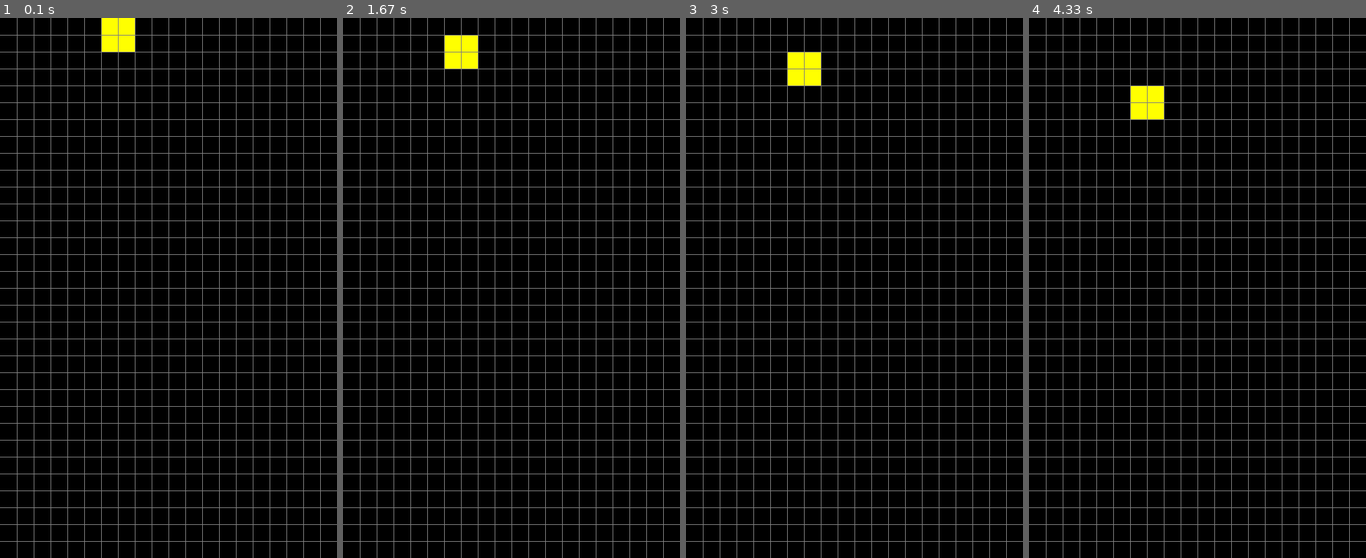
Above: before the commit, frames 1-4 (left to right).
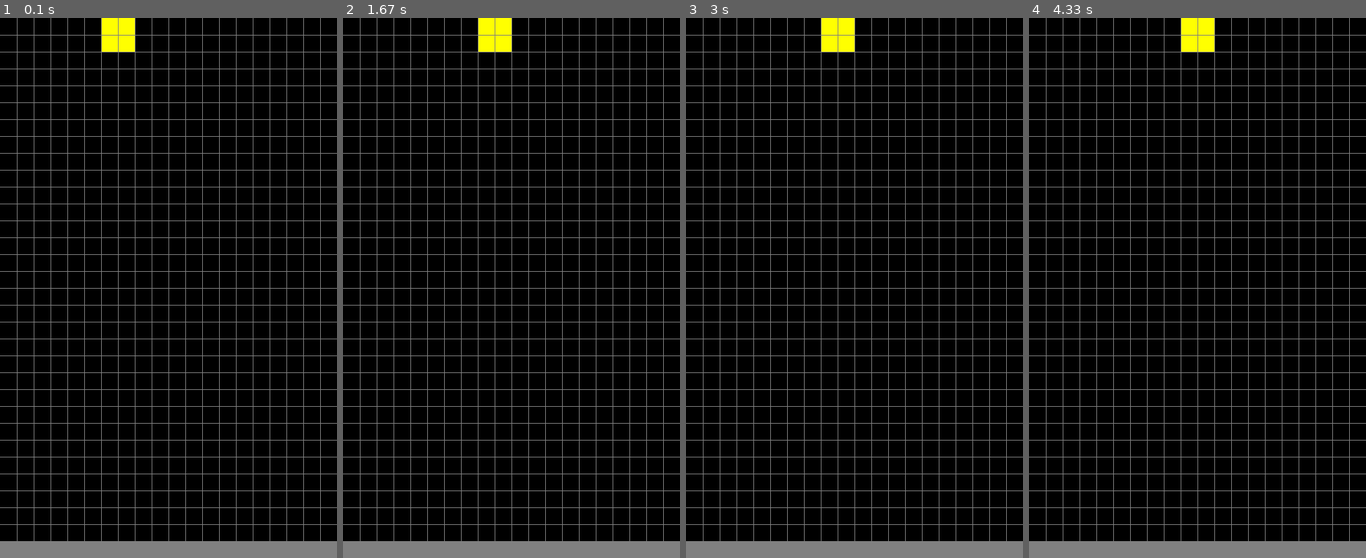
Above: after the commit, the same moments.

Repository: Andrew-P-Jones/PyGame
Game: pygame game, started from tetris.py
The game is run twice, just before and just after one commit, with the same random seed, the same clock (stepped at 60 frames per second) and the same inputs.
Inputs:
- Up to frame 1 (0.1 s): no input
- Up to frame 2 (1.67 s): hold Right 0.33-0.8 s; hold Right 0.83-1.3 s; hold Left from 1.33 s (still down)
- Up to frame 3 (3 s): release Left at 1.87 s; hold Left 1.9-2.3 s; hold Right 2.33-2.97 s
- Up to frame 4 (4.33 s): hold Left 3-3.47 s; hold Right 3.5-3.97 s; hold Right from 4 s (still down)

The runs differ from the first frame. In frame 1, 2.9% of the frame differs, in the area x 0-100%, y 97-100%; in frame 2, 4.0%, in the area x 0-100%, y 0-100%; in frame 3, 4.0%; in frame 4, 4.0%.

Commit message:
Collison check not working
Still need to figure out how I am going to save each shape as a set of tiles, and how I can check all the other filled tiles on the screen

Diff:
--- a/tetris.py
+++ b/tetris.py
@@ -1,6 +1,6 @@
 import pygame, sys, random, time
 from tetris_constants import *
-from tetris_shapes import Square
+from tetris_shapes import BottomBar, Square
 
 # Initialize Pygame
 pygame.init()
@@ -16,14 +16,39 @@
 
     for y in range(TILE_SIZE, HEIGHT, TILE_SIZE):
         pygame.draw.line(SCREEN, GRAY, (0, y), (WIDTH, y))
+
+
 #Create the falling event
 move_down_event = pygame.USEREVENT + 1
 pygame.time.set_timer(move_down_event, DOWN_SPEED)
-
+# Create an event that recognizes when a key is pressed
+move_side_event = pygame.USEREVENT + 2
+pygame.time.set_timer(move_side_event, SIDE_SPEED)
 
 # Create shapes
+list_of_shapes = []
+bar = BottomBar()
 square1 = Square(6, 0)
+list_of_shapes.append(bar)
+list_of_shapes.append(square1)
 
+# Current Object to move is the last object added to the list
+current_shape = list_of_shapes[-1]
+
+# A fnuction to check if the shape is at the bottom of the screen
+def check_under(current_shape):
+    temp_list = list_of_shapes.copy()
+    temp_list.remove(current_shape)
+    # print(temp_list[0].y)
+    for object in temp_list:
+        print(current_shape.y + TILE_SIZE *2)
+        print(object.y)
+        if current_shape.y + TILE_SIZE *2 == object.y and current_shape.x == object.x:
+            return False
+        return True
+    # if shape.y + TILE_SIZE :
+    #     return True
+    # return False
 
 # Main game loop
 running = True
@@ -32,17 +57,23 @@
         if event.type == pygame.QUIT:
             running = False
         elif event.type == move_down_event:
-            square1.fall()
+            if check_under(current_shape) == False:
+                current_shape.fall()
+        elif event.type == move_side_event:
+            keys = pygame.key.get_pressed()
+            current_shape.move_side(keys)
     # Logical updates
 
 
-    # Fill the SCREEN with a color
+    ### DRAW ###
+    # Fill the Screen with Black
     SCREEN.fill(BLACK)
-
     # Draw Shapes
-    square1.draw(SCREEN)
-
+    for shape in list_of_shapes:
+        shape.draw(SCREEN)
+    # Draw the grid
     draw_grid(TILE_SIZE)
+    # Update the display
     pygame.display.flip()
 
 # Quit Pygame
--- a/tetris_constants.py
+++ b/tetris_constants.py
@@ -5,6 +5,7 @@
 HEIGHT = 800
 TILE_SIZE = 25
 DOWN_SPEED = 1000 # 1 second
+SIDE_SPEED = 200 # 0.2 seconds
 
 # Basic colors
 BLACK = (0, 0, 0)
--- a/tetris_shapes.py
+++ b/tetris_shapes.py
@@ -1,6 +1,19 @@
 from abc import ABC, abstractmethod
 from tetris_constants import *
 import pygame
+
+
+# Bottom bar of the screen
+class BottomBar:
+    def __init__(self):
+        self.x = 0
+        self.y = HEIGHT - TILE_SIZE
+        self.width = WIDTH
+        self.height = TILE_SIZE
+
+    def draw(self, screen):
+        pygame.draw.rect(screen, GRAY, (self.x, self.y, self.width, self.height))
+
 
 
 # Super Class
@@ -14,11 +27,11 @@
         pass
 
     @abstractmethod
-    def move(self, dx):
+    def move_side(self, dx):
         pass
 
     def fall(self):
-        self.y += TILE_SIZE
+            self.y += TILE_SIZE
 
     @abstractmethod
     def rotate(self):
@@ -37,7 +50,7 @@
         pygame.draw.rect(screen, self.COLOR, (self.x, self.y, TILE_SIZE * 2, TILE_SIZE * 2))
 
 
-    def move(self, keys):
+    def move_side(self, keys):
         #check to see if the shape is at the edge of the screen
         if self.x > 0:
             if keys[pygame.K_LEFT]:
